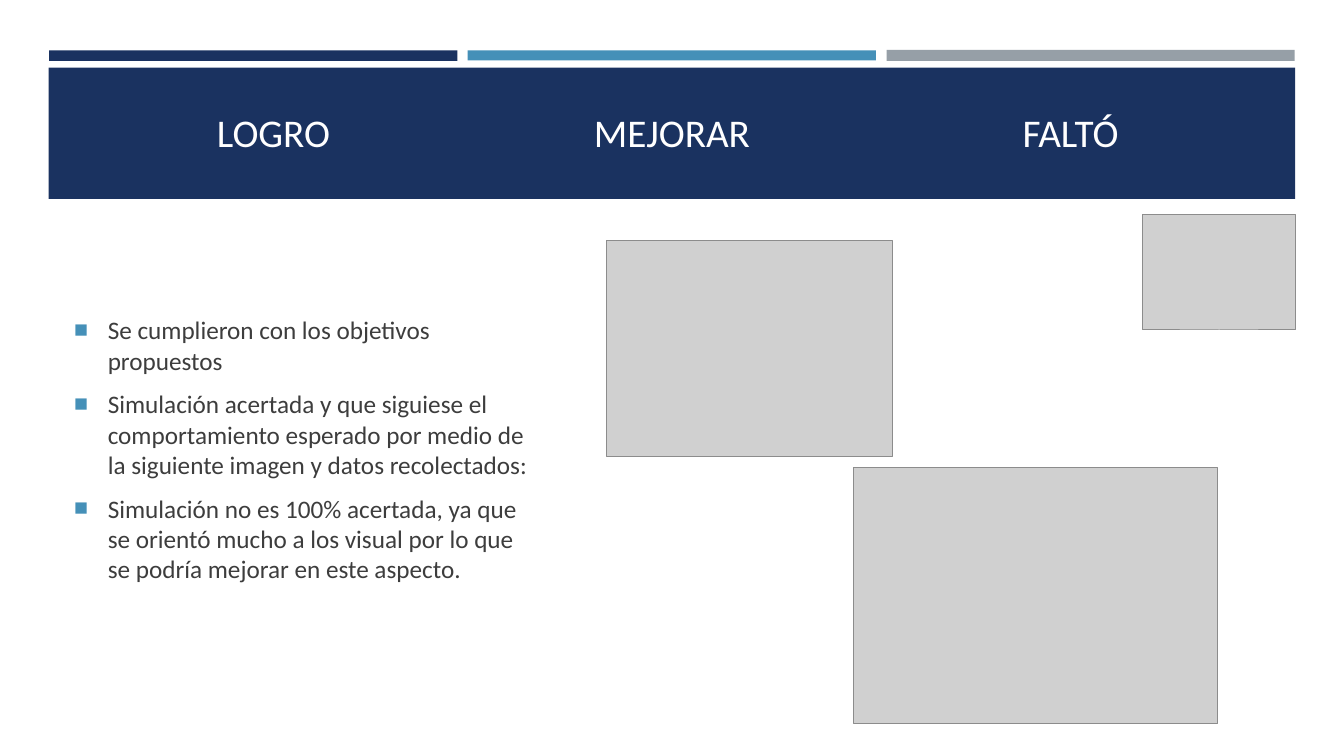
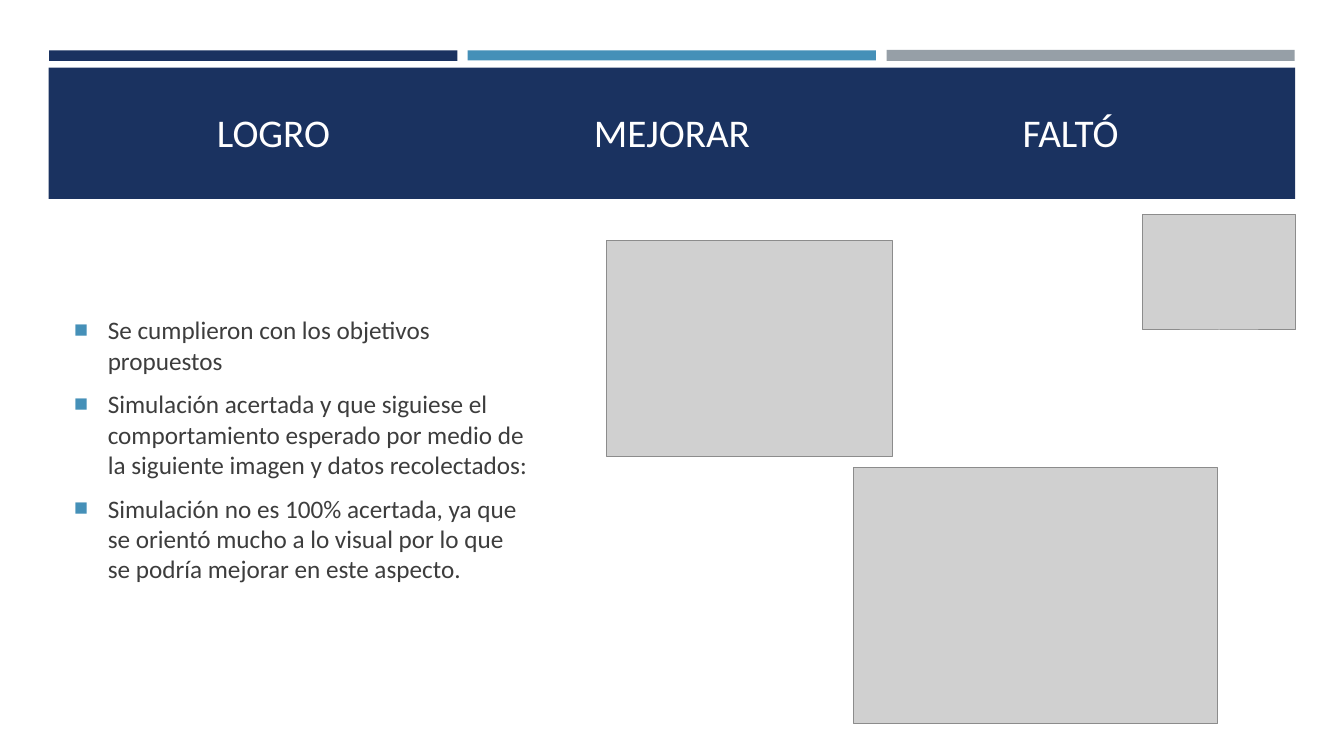
Before and after one commit to rubengv1999/ObvioMicrobio, a slide deck: slide 7 of Obvio Microbio.pptx. Drawn at 1344x756 pixels with LibreOffice and Linux fonts; fonts in the diff are those of the drawing; grey boxes stand for pictures. Boxes give left, top, right and bottom in pixels: in the first picture for what was removed or moved away, otherwise in the second. Text is boxed around its words. In the diff, an @@ line names an element or a change of style, - is before the commit and + after.

```diff
--- a/Obvio Microbio.pptx
+++ b/Obvio Microbio.pptx
@@ text at (x1=108, y1=500, x2=516, y2=583): text changed @@
-■ Simulación no es 100% acertada, ya que se orientó mucho a los visual por lo que se podría mejorar en este aspecto.
+■ Simulación no es 100% acertada, ya que se orientó mucho a lo visual por lo que se podría mejorar en este aspecto.
```
Also in this commit, not shown: 2 other slides changed, 1 other file.
